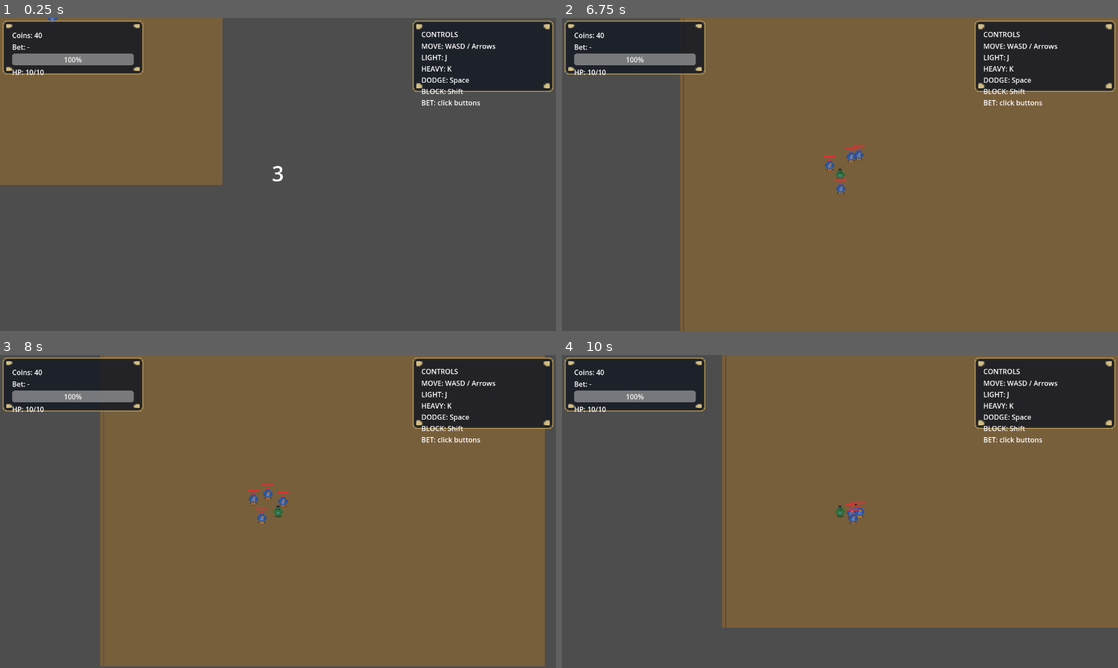
Above: before the commit, frames 1-4 (two rows, left to right).
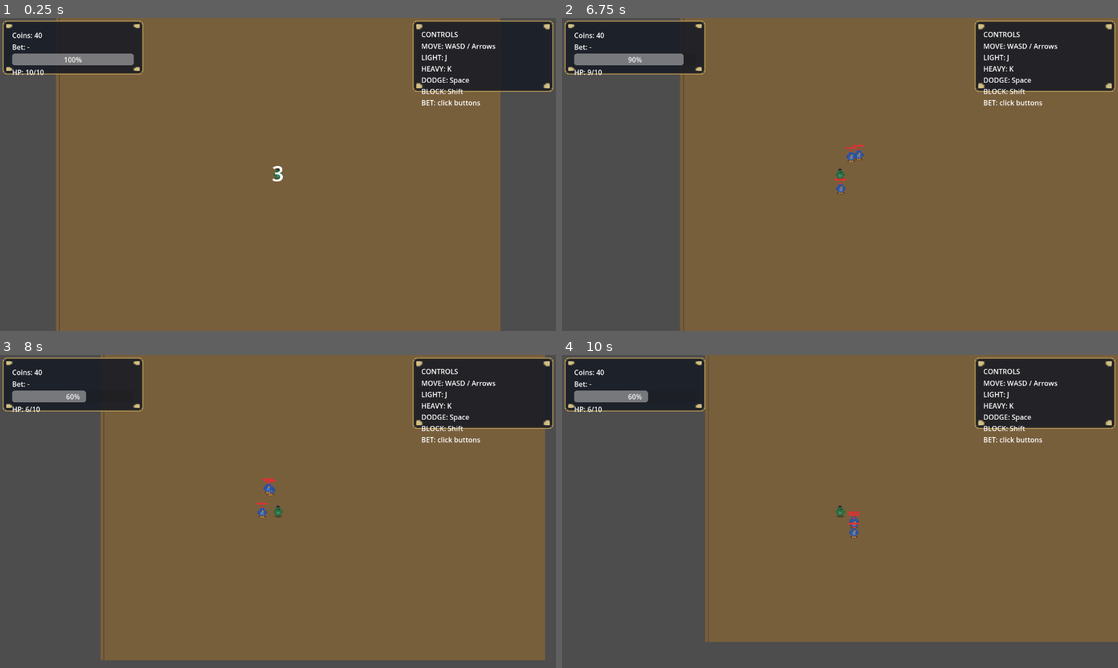
Above: after the commit, the same moments.

Repository: Faratas410/Gallicus-2.0
Game: Godot game, scene res://scenes/Main.tscn
Same seed, same stepped clock (60 frames per second), same inputs: the game is played once before the commit and once after it.
Inputs:
- Up to frame 1 (0.25 s): no input
- Up to frame 2 (6.75 s): tap Enter at 0.5, 2 s; hold D (move_right) 0.53-1.28 s; tap J (attack_light) at 0.6, 1.55, 2.1, 3.05, 3.8, 4.35, 5.3, 5.85 s; tap Space (dodge) at 1.25, 2.75, 3.6 s; hold S (move_down) 1.28-2.03 s; tap K (attack_heavy) at 1.35, 5.1 s; hold D (move_right) 2.03-2.78 s; hold W (move_up) 2.78-3.53 s; tap L (block) at 2.85 s; hold A (move_left) 3.53-5.03 s; hold S (move_down) 5.03-5.78 s; hold D (move_right) 5.78-6.53 s; hold W (move_up) from 6.53 s (still down); hold L (block) from 6.53 s (still down)
- Up to frame 3 (8 s): tap J (attack_light) at 6.8, 7.55 s; release W (move_up) at 7.28 s; release L (block) at 7.28 s; hold D (move_right) from 7.28 s (still down); tap Space (dodge) at 7.35 s
- Up to frame 4 (10 s): release D (move_right) at 8.03 s; hold S (move_down) 8.03-8.78 s; tap J (attack_light) at 8.1, 9.05, 9.6 s; hold A (move_left) 8.78-9.53 s; tap K (attack_heavy) at 8.85 s; hold W (move_up) from 9.53 s (still down)

The runs differ from the first frame. In frame 1, 64% of the frame differs, in the area x 0-90%, y 0-100%; in frame 2, 0.2%; in frame 3, 2.1%; in frame 4, 6.5%.

Commit message:
Update start_wave input mapping for enter keys

Diff:
--- a/scripts/Arena.gd
+++ b/scripts/Arena.gd
@@ -9,6 +9,7 @@
 @export var enemy_scene: PackedScene = preload("res://scenes/enemies/EnemyBasic.tscn")
 @export var arena_radius: float = GameConstants.ARENA_RADIUS
 @export var base_enemy_count: int = GameConstants.ARENA_BASE_ENEMY_COUNT
+@export var debug_spawn_enemy: bool = false
 
 var _rng := RandomNumberGenerator.new()
 var _current_wave: int = 0
@@ -22,8 +23,9 @@
 	GameEvents.run_started.connect(_on_run_started)
 	GameEvents.run_failed.connect(_on_run_failed)
 	queue_redraw()
-	_spawn_player()
-	_spawn_debug_enemy()
+	ensure_player()
+	if debug_spawn_enemy:
+		_spawn_debug_enemy()
 
 func _draw() -> void:
 	var floor_size := Vector2(1024.0, 768.0)
@@ -92,8 +94,10 @@
 
 func soft_reset() -> void:
 	_clear_enemies()
-	_reset_player()
 	_current_wave = 0
+	_enemies_remaining = 0
+	enemy_count_changed.emit(_enemies_remaining)
+	ensure_player()
 
 func reset_arena() -> void:
 	# elimina nemici
@@ -143,6 +147,30 @@
 	_player = null
 	_spawn_player()
 
+func ensure_player() -> Node2D:
+	if _player != null:
+		if not is_instance_valid(_player) or _player.is_queued_for_deletion() or not _player.is_inside_tree():
+			_player = null
+	var group_player := get_tree().get_first_node_in_group("player")
+	if _player == null and group_player and group_player is Node2D:
+		if group_player.is_inside_tree() and not group_player.is_queued_for_deletion():
+			_player = group_player
+	if _player == null:
+		if player_scene == null:
+			return null
+		_player = player_scene.instantiate() as Node2D
+		add_child(_player)
+	elif _player.get_parent() != self:
+		var pos := _player.global_position
+		_player.reparent(self)
+		_player.global_position = pos
+	_player.global_position = global_position
+	player_spawned.emit(_player)
+	var died_callable := Callable(self, "_on_player_died")
+	if _player.has_signal("died") and not _player.is_connected("died", died_callable):
+		_player.connect("died", died_callable)
+	return _player
+
 func get_current_wave() -> int:
 	return _current_wave
 
--- a/scripts/RunManager.gd
+++ b/scripts/RunManager.gd
@@ -3,6 +3,7 @@
 signal gold_changed(amount: int)
 signal bet_changed(amount: int)
 signal state_changed(betting_open: bool)
+signal countdown_requested(seconds: int)
 signal run_over
 
 @export var arena_path: NodePath
@@ -15,8 +16,10 @@
 var _bet_index: int = 0
 var _betting_open: bool = true
 var _player_alive: bool = true
+var _countdown_active: bool = false
 
 func _ready() -> void:
+	_ensure_input_map()
 	_gold = starting_gold
 	_arena = get_node_or_null(arena_path)
 	if _arena:
@@ -28,12 +31,39 @@
 	state_changed.emit(_betting_open)
 
 func _process(_delta: float) -> void:
+	if _countdown_active:
+		return
 	if not _player_alive:
 		return
 	if _betting_open and Input.is_action_just_pressed("interact"):
 		_cycle_bet()
-	if _betting_open and Input.is_action_just_pressed("attack_light"):
+	if _betting_open and Input.is_action_just_pressed("start_wave"):
 		_try_start_wave()
+
+func start_new_run() -> void:
+	_gold = starting_gold
+	_bet_index = 0
+	_betting_open = true
+	_player_alive = true
+	if _arena == null:
+		_arena = get_node_or_null(arena_path)
+	if _arena and _arena.has_method("soft_reset"):
+		_arena.call("soft_reset")
+	if _get_live_player() == null and _arena:
+		if _arena.has_method("ensure_player"):
+			_arena.call("ensure_player")
+	gold_changed.emit(_gold)
+	bet_changed.emit(get_current_bet())
+	state_changed.emit(_betting_open)
+	_start_countdown()
+
+func start_next_bet_round() -> void:
+	if not _player_alive:
+		return
+	_betting_open = true
+	_bet_index = 0
+	bet_changed.emit(get_current_bet())
+	state_changed.emit(_betting_open)
 
 func _cycle_bet() -> void:
 	_bet_index = (_bet_index + 1) % bet_steps.size()
@@ -68,10 +98,14 @@
 
 func _on_player_spawned(player: Node) -> void:
 	if player and player.has_signal("died"):
-		player.connect("died", _on_player_died)
+		var died_callable := Callable(self, "_on_player_died")
+		if not player.is_connected("died", died_callable):
+			player.connect("died", died_callable)
 
 func _on_player_died() -> void:
 	_player_alive = false
+	_betting_open = false
+	state_changed.emit(_betting_open)
 	run_over.emit()
 
 func get_current_bet() -> int:
@@ -79,3 +113,44 @@
 
 func is_betting_open() -> bool:
 	return _betting_open
+
+func _ensure_input_map() -> void:
+	if not InputMap.has_action("start_wave"):
+		InputMap.add_action("start_wave")
+	var has_enter := false
+	var has_kp_enter := false
+	for ev in InputMap.action_get_events("start_wave"):
+		if ev is InputEventKey:
+			if ev.keycode == Key.ENTER:
+				has_enter = true
+			elif ev.keycode == Key.KP_ENTER:
+				has_kp_enter = true
+	if not has_enter:
+		var iev := InputEventKey.new()
+		iev.keycode = Key.ENTER
+		InputMap.action_add_event("start_wave", iev)
+	if not has_kp_enter:
+		var iev := InputEventKey.new()
+		iev.keycode = Key.KP_ENTER
+		InputMap.action_add_event("start_wave", iev)
+
+func _get_live_player() -> Node:
+	var p := get_tree().get_first_node_in_group("player")
+	if p != null and p.is_inside_tree() and not p.is_queued_for_deletion():
+		return p
+	return null
+
+func _start_countdown() -> void:
+	_countdown_active = true
+	_betting_open = false
+	state_changed.emit(_betting_open)
+	var game_events := get_node_or_null("/root/GameEvents")
+	if game_events and game_events.has_signal("countdown_requested"):
+		game_events.emit_signal("countdown_requested", 3)
+	else:
+		countdown_requested.emit(3)
+	for _i in range(3):
+		await get_tree().create_timer(1.0).timeout
+	_countdown_active = false
+	_betting_open = true
+	state_changed.emit(_betting_open)
